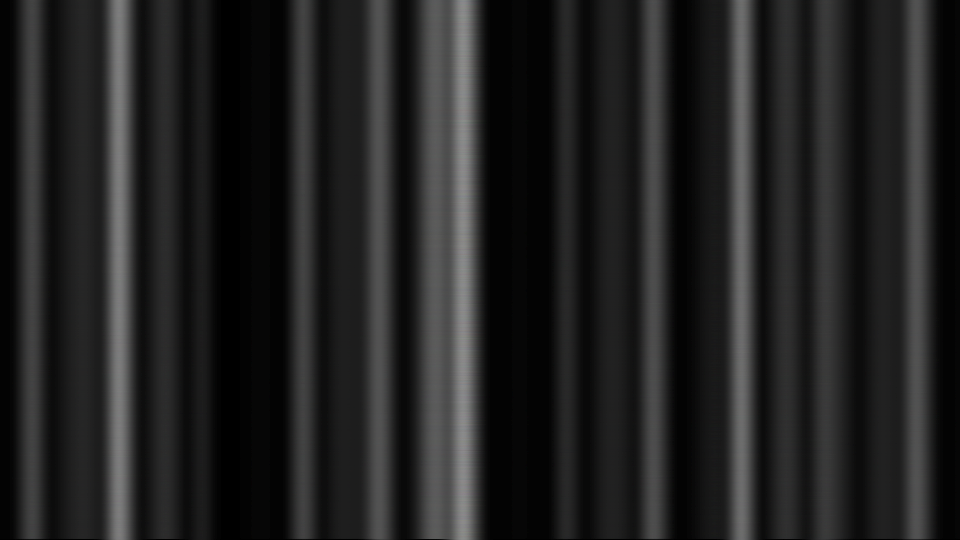
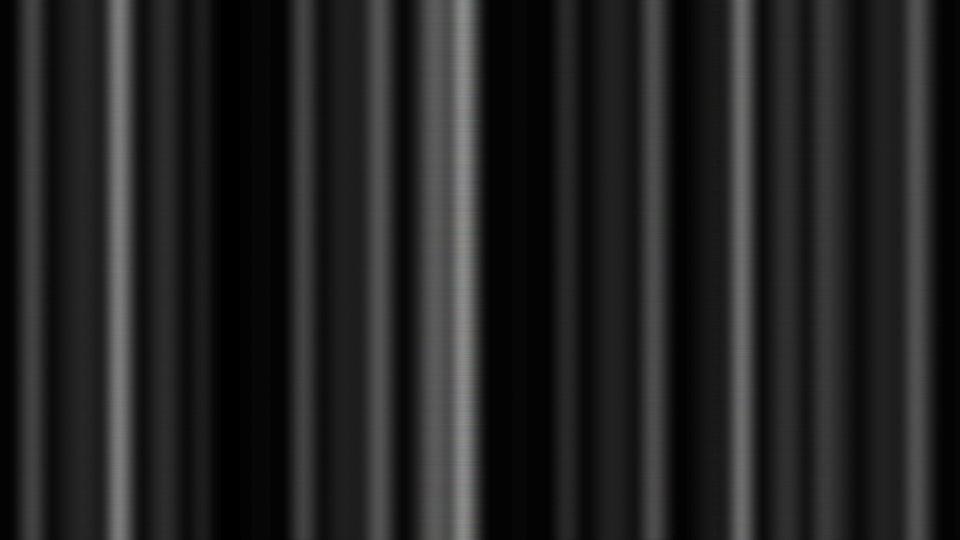
Before/after of a 960×540 layered artwork. What changed in the layer stack:
painted on "Background" over [0, 539, 960, 540]
